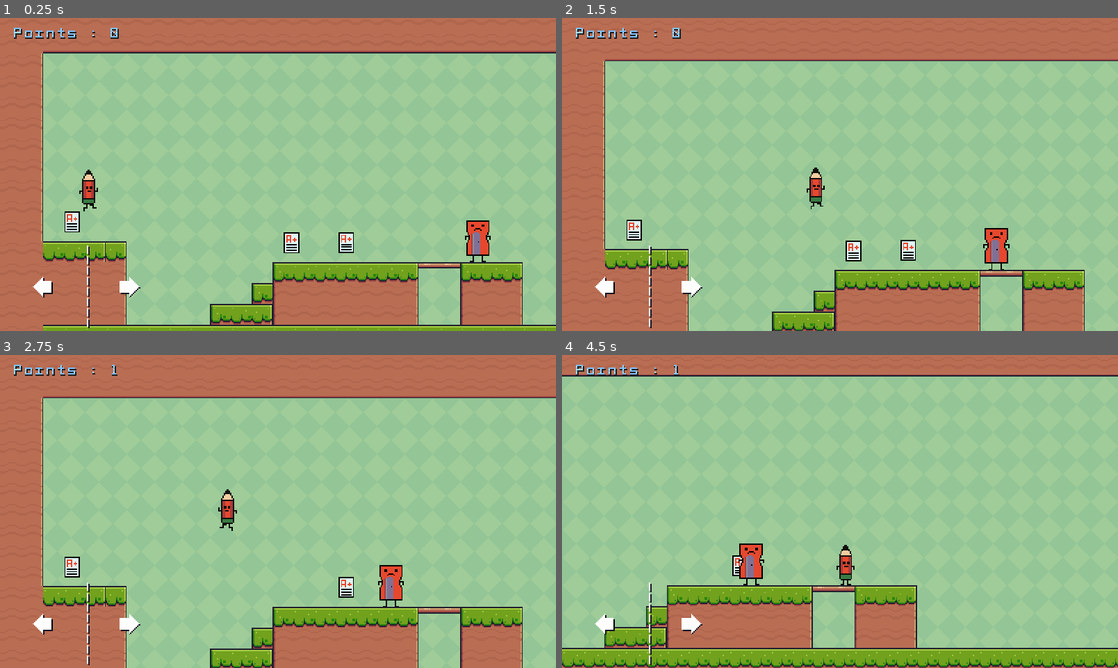
Above: before the commit, frames 1-4 (two rows, left to right).
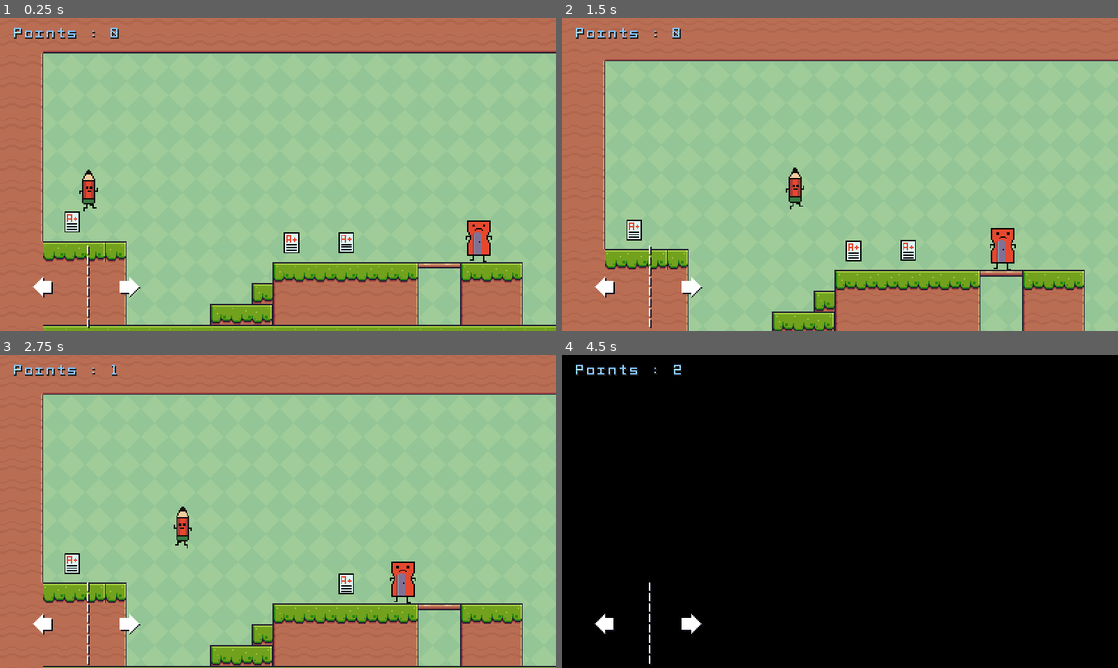
Above: after the commit, the same moments.

Repository: omrfrkkus/pencil_2d_platformer
Game: Godot game, scene res://scenes/levels/level1.tscn
Same seed, same stepped clock (60 frames per second), same inputs: the game is played once before the commit and once after it. This scene is started directly instead of the project's main scene.
Inputs (mouse positions are in pixels of both pictures, inside the frame that each line leads up to; where the layout moved, square brackets give the same spot in the first picture):
- Up to frame 1 (0.25 s): no input
- Up to frame 2 (1.5 s): hold Right (right) from 0.53 s (still down); tap Space (jump) at 0.6, 0.77, 1.07, 1.35 s
- Up to frame 3 (2.75 s): tap Space (jump) at 1.52, 1.82, 2.1 s; release Right (right) at 2.03 s; hold Left (left) from 2.03 s (still down)
- Up to frame 4 (4.5 s): release Left (left) at 2.78 s; hold Right (right) 2.78-4.25 s; tap Space (jump) at 2.85, 3.02, 3.32, 3.6, 3.77, 4.07 s; tap Escape (cancel) at 4.15 s; click (795, 477) [840, 455] at 4.25 s

The runs differ from the first frame. In frame 1, 0.2% of the frame differs, in the area x 83-89%, y 64-78%; in frame 2, 1.0%; in frame 3, 7.0%; in frame 4, 99%, in the area x 0-100%, y 0-100%.

Commit message:
Fix
Fix

Diff:
--- a/UI/mobile_controls.tscn
+++ b/UI/mobile_controls.tscn
@@ -11,7 +11,7 @@
 size = Vector2(470, 720)
 
 [sub_resource type="RectangleShape2D" id="RectangleShape2D_j0ioc"]
-size = Vector2(600, 600)
+size = Vector2(1200, 600)
 
 [node name="MobileControls" type="CanvasLayer"]
 
@@ -36,7 +36,7 @@
 texture = ExtResource("2_o2sy4")
 
 [node name="jump" type="TouchScreenButton" parent="."]
-position = Vector2(981, 420)
+position = Vector2(1280, 420)
 shape = SubResource("RectangleShape2D_j0ioc")
 action = "jump"
 
--- a/UI/pause_menu.gd
+++ b/UI/pause_menu.gd
@@ -7,8 +7,6 @@
 	hide()
 	game_manager.connect("toggle_game_paused", _on_game_manager_toogle_game_paused)
 # Called every frame. 'delta' is the elapsed time since the previous frame.
-func _process(delta):
-	pass
 
 func _on_game_manager_toogle_game_paused(is_paused : bool):
 	if(is_paused):
@@ -19,3 +17,7 @@
 
 func _on_resume_button_pressed():
 	game_manager.game_paused = false
+
+
+func _on_restart_button_pressed():
+	pass # Replace with function body.
--- a/UI/pause_menu.tscn
+++ b/UI/pause_menu.tscn
@@ -1,8 +1,10 @@
-[gd_scene load_steps=4 format=3 uid="uid://7mkwpdwagvjq"]
+[gd_scene load_steps=6 format=3 uid="uid://7mkwpdwagvjq"]
 
 [ext_resource type="Script" path="res://UI/pause_menu.gd" id="1_5ttu6"]
-[ext_resource type="FontFile" uid="uid://5ijq20b2lebh" path="res://font/CONCHARSWhite.png" id="2_a850q"]
-[ext_resource type="Texture2D" uid="uid://bw4bewqjaeubc" path="res://images/Play.png" id="3_4lkr2"]
+[ext_resource type="Texture2D" uid="uid://bw4bewqjaeubc" path="res://images/ui/Play.png" id="2_i1ss6"]
+[ext_resource type="Texture2D" uid="uid://c88ywwcmlsvd5" path="res://images/ui/Restart.png" id="3_vbjob"]
+[ext_resource type="Texture2D" uid="uid://bxfj1gh215suv" path="res://images/ui/Close.png" id="4_qjwa4"]
+[ext_resource type="Texture2D" uid="uid://p0jikq8n4wr8" path="res://images/ui/Volume.png" id="5_es122"]
 
 [node name="Pause_Menu" type="Control"]
 process_mode = 2
@@ -30,24 +32,41 @@
 grow_horizontal = 2
 grow_vertical = 2
 
-[node name="VBoxContainer" type="VBoxContainer" parent="Panel"]
-layout_mode = 1
-anchors_preset = 8
-anchor_left = 0.5
-anchor_top = 0.5
-anchor_right = 0.5
-anchor_bottom = 0.5
-offset_left = -169.5
-offset_top = -147.0
-offset_right = 169.5
-offset_bottom = 147.0
-grow_horizontal = 2
-grow_vertical = 2
+[node name="ResumeButton" type="TextureButton" parent="Panel"]
+layout_mode = 2
+offset_left = 9.0
+offset_top = 5.0
+offset_right = 184.0
+offset_bottom = 167.0
+texture_normal = ExtResource("2_i1ss6")
+stretch_mode = 5
 
-[node name="ResumeButton" type="Button" parent="Panel/VBoxContainer"]
-layout_mode = 2
-theme_override_fonts/font = ExtResource("2_a850q")
-text = "Resume"
-icon = ExtResource("3_4lkr2")
+[node name="RestartButton" type="TextureButton" parent="Panel"]
+layout_mode = 0
+offset_left = 208.0
+offset_top = 3.0
+offset_right = 380.0
+offset_bottom = 166.0
+texture_normal = ExtResource("3_vbjob")
+stretch_mode = 5
 
-[connection signal="pressed" from="Panel/VBoxContainer/ResumeButton" to="." method="_on_resume_button_pressed"]
+[node name="CloseButton" type="TextureButton" parent="Panel"]
+layout_mode = 0
+offset_left = 14.0
+offset_top = 164.0
+offset_right = 170.0
+offset_bottom = 323.0
+texture_normal = ExtResource("4_qjwa4")
+stretch_mode = 5
+
+[node name="SoundButton" type="TextureButton" parent="Panel"]
+layout_mode = 0
+offset_left = 216.0
+offset_top = 168.0
+offset_right = 369.0
+offset_bottom = 323.0
+texture_normal = ExtResource("5_es122")
+stretch_mode = 5
+
+[connection signal="pressed" from="Panel/ResumeButton" to="." method="_on_resume_button_pressed"]
+[connection signal="pressed" from="Panel/RestartButton" to="." method="_on_restart_button_pressed"]
--- a/UI/transitioner.gd
+++ b/UI/transitioner.gd
@@ -15,12 +15,14 @@
 
 
 func set_next_animation(fading_out : bool):
+	get_tree().paused = true
 	if(fading_out):
 		animation_player.queue("fade_out")
 	else:
 		animation_player.queue("fade_in")
 
 func set_reload_animation(fading_out : bool):
+	get_tree().paused = true
 	is_reload = true
 	if(fading_out):
 		animation_player.queue("fade_out")
@@ -29,6 +31,7 @@
 
 
 func _on_animation_player_animation_finished(anim_name):
+	get_tree().paused = false
 	if(is_reload):
 		get_tree().reload_current_scene()
 	elif(scene_to_load != null && anim_name == scene_switch_anim):
--- a/project.godot
+++ b/project.godot
@@ -20,7 +20,7 @@
 window/size/viewport_width=1280
 window/size/viewport_height=720
 window/stretch/mode="canvas_items"
-window/stretch/aspect="expand"
+window/stretch/aspect="keep_height"
 
 [dotnet]
 
--- a/scenes/enemy_sharpener.gd
+++ b/scenes/enemy_sharpener.gd
@@ -1,6 +1,6 @@
 extends CharacterBody2D
 
-const SPEED = 80.0
+const SPEED = 70.0
 const JUMP_VELOCITY = -400.0
 
 # Get the gravity from the project settings to be synced with RigidBody nodes.
@@ -30,4 +30,5 @@
 func _on_area_2d_body_entered(body):
 	if body.name == "CharacterBody2D":
 		print("Düşmanla temas edildi. Yeniden yükleniyor...")
+		get_tree().paused = true
 		transitioner.set_reload_animation(true)
--- a/scenes/enemy_sharpener.tscn
+++ b/scenes/enemy_sharpener.tscn
@@ -1,7 +1,78 @@
-[gd_scene load_steps=5 format=3 uid="uid://b78q3f6nbjjev"]
+[gd_scene load_steps=15 format=3 uid="uid://b78q3f6nbjjev"]
 
-[ext_resource type="Texture2D" uid="uid://dj01corqa71cx" path="res://images/sharpener (32x32).png" id="1_8xh4x"]
 [ext_resource type="Script" path="res://scenes/enemy_sharpener.gd" id="1_jav0a"]
+[ext_resource type="Texture2D" uid="uid://0xqlx4wrsuby" path="res://images/enemies/sharpener-288x32.png" id="2_3uskr"]
+
+[sub_resource type="AtlasTexture" id="AtlasTexture_s6gaj"]
+atlas = ExtResource("2_3uskr")
+region = Rect2(0, 0, 32, 32)
+
+[sub_resource type="AtlasTexture" id="AtlasTexture_33ur5"]
+atlas = ExtResource("2_3uskr")
+region = Rect2(32, 0, 32, 32)
+
+[sub_resource type="AtlasTexture" id="AtlasTexture_odj1j"]
+atlas = ExtResource("2_3uskr")
+region = Rect2(64, 0, 32, 32)
+
+[sub_resource type="AtlasTexture" id="AtlasTexture_bbc5f"]
+atlas = ExtResource("2_3uskr")
+region = Rect2(96, 0, 32, 32)
+
+[sub_resource type="AtlasTexture" id="AtlasTexture_cl1g2"]
+atlas = ExtResource("2_3uskr")
+region = Rect2(128, 0, 32, 32)
+
+[sub_resource type="AtlasTexture" id="AtlasTexture_je723"]
+atlas = ExtResource("2_3uskr")
+region = Rect2(160, 0, 32, 32)
+
+[sub_resource type="AtlasTexture" id="AtlasTexture_hld2r"]
+atlas = ExtResource("2_3uskr")
+region = Rect2(192, 0, 32, 32)
+
+[sub_resource type="AtlasTexture" id="AtlasTexture_4155o"]
+atlas = ExtResource("2_3uskr")
+region = Rect2(224, 0, 32, 32)
+
+[sub_resource type="AtlasTexture" id="AtlasTexture_b2roi"]
+atlas = ExtResource("2_3uskr")
+region = Rect2(256, 0, 32, 32)
+
+[sub_resource type="SpriteFrames" id="SpriteFrames_d872d"]
+animations = [{
+"frames": [{
+"duration": 1.0,
+"texture": SubResource("AtlasTexture_s6gaj")
+}, {
+"duration": 1.0,
+"texture": SubResource("AtlasTexture_33ur5")
+}, {
+"duration": 1.0,
+"texture": SubResource("AtlasTexture_odj1j")
+}, {
+"duration": 1.0,
+"texture": SubResource("AtlasTexture_bbc5f")
+}, {
+"duration": 1.0,
+"texture": SubResource("AtlasTexture_cl1g2")
+}, {
+"duration": 1.0,
+"texture": SubResource("AtlasTexture_je723")
+}, {
+"duration": 1.0,
+"texture": SubResource("AtlasTexture_hld2r")
+}, {
+"duration": 1.0,
+"texture": SubResource("AtlasTexture_4155o")
+}, {
+"duration": 1.0,
+"texture": SubResource("AtlasTexture_b2roi")
+}],
+"loop": true,
+"name": &"default",
+"speed": 7.0
+}]
 
 [sub_resource type="CapsuleShape2D" id="CapsuleShape2D_5iwsf"]
 radius = 24.0
@@ -13,9 +84,11 @@
 [node name="EnemySharpener" type="CharacterBody2D"]
 script = ExtResource("1_jav0a")
 
-[node name="Sprite2D" type="Sprite2D" parent="."]
+[node name="Sprite2D" type="AnimatedSprite2D" parent="."]
 scale = Vector2(3, 3)
-texture = ExtResource("1_8xh4x")
+sprite_frames = SubResource("SpriteFrames_d872d")
+autoplay = "default"
+frame_progress = 0.14495
 
 [node name="CollisionShape2D" type="CollisionShape2D" parent="."]
 position = Vector2(0, 1.5)
--- a/scenes/levels/level1.tscn
+++ b/scenes/levels/level1.tscn
@@ -1,7 +1,7 @@
 [gd_scene load_steps=15 format=3 uid="uid://d31qpewbyksf4"]
 
 [ext_resource type="Script" path="res://game_manager.gd" id="1_wv8gq"]
-[ext_resource type="Texture2D" uid="uid://dxuvauedyxoly" path="res://images/Green.png" id="2_pddwg"]
+[ext_resource type="Texture2D" uid="uid://dxuvauedyxoly" path="res://images/background/Green.png" id="2_pddwg"]
 [ext_resource type="Texture2D" uid="uid://hq67av05w1l7" path="res://images/Terrain (16x16).png" id="3_4wi0c"]
 [ext_resource type="PackedScene" uid="uid://sjoim2ad2w0l" path="res://scenes/main_character.tscn" id="4_66qlp"]
 [ext_resource type="PackedScene" uid="uid://2fy3j6kohjum" path="res://scenes/collectible.tscn" id="5_geh25"]
--- a/scenes/levels/level2.tscn
+++ b/scenes/levels/level2.tscn
@@ -1,7 +1,7 @@
 [gd_scene load_steps=14 format=3 uid="uid://drtdi17umgscp"]
 
 [ext_resource type="Script" path="res://game_manager.gd" id="1_3ufph"]
-[ext_resource type="Texture2D" uid="uid://dxuvauedyxoly" path="res://images/Green.png" id="2_ongti"]
+[ext_resource type="Texture2D" uid="uid://dv44vy08o511m" path="res://images/background/Blue.png" id="2_lm45h"]
 [ext_resource type="Texture2D" uid="uid://hq67av05w1l7" path="res://images/Terrain (16x16).png" id="3_vxgj6"]
 [ext_resource type="PackedScene" uid="uid://sjoim2ad2w0l" path="res://scenes/main_character.tscn" id="4_dq6a2"]
 [ext_resource type="PackedScene" uid="uid://2fy3j6kohjum" path="res://scenes/collectible.tscn" id="5_elmpa"]
@@ -608,7 +608,7 @@
 [node name="TextureRect" type="TextureRect" parent="SceneObjects"]
 offset_right = 2829.0
 offset_bottom = 647.0
-texture = ExtResource("2_ongti")
+texture = ExtResource("2_lm45h")
 stretch_mode = 1
 
 [node name="TileMap" type="TileMap" parent="SceneObjects"]
--- a/scenes/main_character.gd
+++ b/scenes/main_character.gd
@@ -1,7 +1,7 @@
 extends CharacterBody2D
 
 
-const SPEED = 400.0
+const SPEED = 350.0
 const JUMP_VELOCITY = -700.0
 @onready var sprite_2d = $Sprite2D
 # Get the gravity from the project settings to be synced with RigidBody nodes.
--- a/scenes/main_character.tscn
+++ b/scenes/main_character.tscn
@@ -120,9 +120,9 @@
 [node name="Sprite2D" type="AnimatedSprite2D" parent="."]
 scale = Vector2(3, 3)
 sprite_frames = SubResource("SpriteFrames_uqdn2")
-animation = &"jump"
+animation = &"running"
 autoplay = "default"
-frame_progress = 0.319302
+frame_progress = 0.985597
 
 [node name="CollisionShape2D" type="CollisionShape2D" parent="."]
 shape = SubResource("CapsuleShape2D_q806h")
--- a/scenes/main_menu.gd
+++ b/scenes/main_menu.gd
@@ -6,11 +6,6 @@
 	pass # Replace with function body.
 
 
-# Called every frame. 'delta' is the elapsed time since the previous frame.
-func _process(delta):
-	pass
-
-
 func _on_level_1_pressed():
 	get_tree().change_scene_to_file("res://scenes/levels/level1.tscn")
 
--- a/scenes/main_menu.tscn
+++ b/scenes/main_menu.tscn
@@ -1,10 +1,10 @@
 [gd_scene load_steps=10 format=3 uid="uid://v2eqgrmknqct"]
 
 [ext_resource type="Script" path="res://scenes/main_menu.gd" id="1_2e6ct"]
-[ext_resource type="Texture2D" uid="uid://dxuvauedyxoly" path="res://images/Green.png" id="1_h86sf"]
+[ext_resource type="Texture2D" uid="uid://dxuvauedyxoly" path="res://images/background/Green.png" id="1_h86sf"]
 [ext_resource type="FontFile" uid="uid://to2inn4lww5g" path="res://font/CONCHARS.png" id="4_f3km1"]
 [ext_resource type="Texture2D" uid="uid://cy0cev8cbblob" path="res://images/pencil_idle-96x32.png" id="4_m8t4o"]
-[ext_resource type="Texture2D" uid="uid://ba07c0ff3ifhj" path="res://images/Settings.png" id="4_xb8w4"]
+[ext_resource type="Texture2D" uid="uid://ba07c0ff3ifhj" path="res://images/ui/Settings.png" id="4_xb8w4"]
 
 [sub_resource type="AtlasTexture" id="AtlasTexture_61e26"]
 atlas = ExtResource("4_m8t4o")
Binary file added: images/Pink.png
Not shown, added: images/Pink.png.import
Binary file added: images/Purple.png
Not shown, added: images/Purple.png.import
Binary file added: images/Yellow.png
Not shown, added: images/Yellow.png.import
Binary file added: images/background/Blue.png
Not shown, added: images/background/Blue.png.import
Binary file added: images/background/Brown.png
Not shown, changed: images/background/Brown.png.import
Binary file added: images/background/Gray.png
Not shown, added: images/background/Gray.png.import
(and 16 more such lines)
